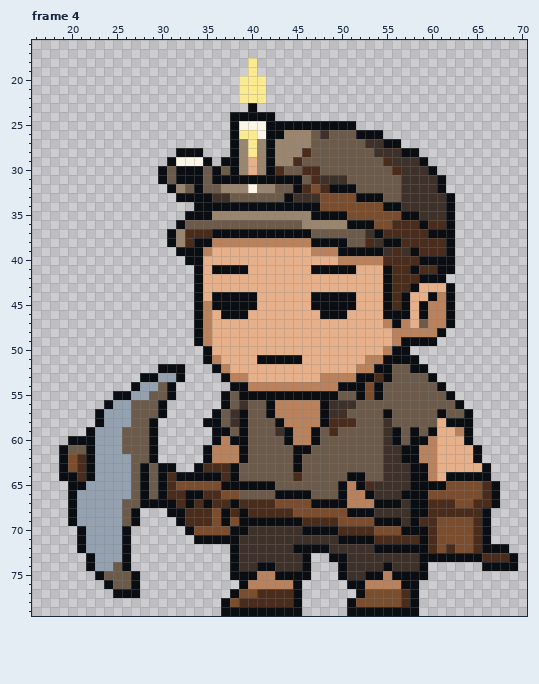
File history of a pixel-art file, ArtSource/LocalEnemies/Miner_Idle.aseprite. Above: the version before the commit.
96x80 pixels, 9 frames. Shown: frame 4: x 16..70, y 16..79. The commit also changed other frames, which this record leaves out.
After the commit:
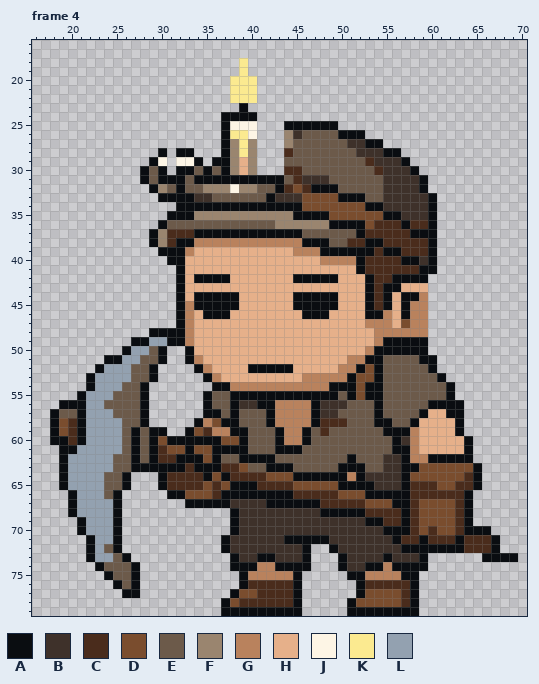
Palette (. is transparent): A #0a0d11  B #3e312a  C #4a2c1c  D #7a4d2e  E #6c5a4a  F #9a856f  G #b9825d  H #e6b08a  J #fdf5e5  K #fbea90  L #93a1b0
Changes in this commit:
Frame 4:
y 18..19: x 39..40 .K -> K.
y 20..22: x 38 . -> K; x 41 K -> .
y 23: x 39..40 .A -> A.
y 24: x 37 . -> A; x 41..42 AA -> ..
y 25: x 37..38 .A -> AJ; x 41..43 JAA -> ...; x 50..51 AA -> ..
y 26: x 37..38 .A -> AK; x 40..43 KJAA -> J...; x 45..46 FF -> BE; x 48 B -> E; x 50..51 EE -> AA; x 53..54 AA -> ..
y 27: x 37..43 .AFKFAF -> AFKF...; x 45..46 FF -> EE; x 51..56 EEBBAA -> BBAA..
y 28: x 30 . -> A; x 34 A -> .; x 37..46 .AFKFAFFFC -> AFKF...CEE; x 52..53 EE -> BB; x 55..58 BBAA -> AA..
y 29: x 29..31 ..A -> AJ.; x 34..36 JA. -> A.A; x 38..45 AFHFAFFC -> FHF...EE; x 53..55 EEC -> CBB; x 57..59 BBA -> A..
y 30: x 28..29 .. -> AE; x 31 E -> .; x 34..47 AEAEAFHFACEECC -> EAEAFHF...CCEE; x 54..56 EEC -> CBB; x 58..60 BBA -> A..
y 31: x 28..29 .. -> AE; x 31 E -> A; x 33 A -> E; x 35 E -> A; x 44..47 AAEC -> ECBB; x 49..50 BB -> EE; x 55..56 EE -> BB; x 59..61 BBA -> A..
y 32: x 29..32 ..AF -> AFEA; x 34..36 AEE -> EFF; x 38 F -> J; x 40..45 JFFEEA -> FEEACD; x 47..48 DC -> AA; x 50..51 AA -> EE; x 55..56 EE -> BB; x 59..61 BBA -> A..
y 33: x 30..31 .. -> AA; x 34..37 AABB -> BBEE; x 42..44 EEA -> ABB; x 46..47 BB -> DD; x 50..51 DD -> AA; x 53..56 AAEE -> EEBB; x 60..62 BBA -> A..
y 34: x 32..33 .. -> AA; x 46..47 AA -> DD; x 53..56 DDAA -> AABB; x 60..62 BBA -> A..
y 35: x 31..32 .. -> AA; x 34..35 AA -> FF; x 45..46 FF -> AA; x 49..50 AA -> DD; x 55..58 DDAA -> AABB; x 60..62 BBA -> A..
y 36: x 30..32 ..A -> AEE; x 43..45 EEE -> FFF; x 49..50 FF -> AA; x 53..55 ADD -> DCC; x 57 C -> A; x 59..62 ACCA -> CA..
y 37: x 29..32 ..AF -> AFCC; x 34..35 CC -> AA; x 46 A -> E; x 52..54 EBA -> ACC; x 58..59 CC -> AA; x 61..62 AA -> ..
y 38: x 29..35 ..AFCAA -> AFCAAGG; x 46 G -> A; x 49..56 AAEECBAA -> EECCAACC; x 60..62 CCA -> A..
y 39: x 30..31 .. -> AA; x 33..35 AAG -> GHH; x 45..46 HH -> GG; x 48..49 GG -> AA; x 54..58 ABCBA -> CAACC; x 60..62 CCA -> A..
y 40: x 31..34 ..AA -> AAHH; x 48..49 HH -> GG; x 52..54 GGG -> ACC; x 57..59 CCA -> AAB; x 61..62 AA -> ..
y 41: x 32..34 ..A -> AHH; x 36..39 AAAA -> HHHH; x 47..55 AAAAAHHHA -> HHHHHACCC; x 58..62 ACCAA -> CAA..
y 42: x 32..33 .. -> AH; x 35..37 HHH -> AAA; x 45..49 HHHHH -> AAAAA; x 53..58 HHACCC -> ACCAAA; x 60..61 AA -> ..
y 43: x 32..34 ..A -> AHH; x 53..54 HH -> AC; x 56..58 CCA -> AHH; x 60..62 HHA -> ...
y 44: x 32..33 .. -> AH; x 35 H -> A; x 39..40 AA -> HH; x 45..46 HH -> AA; x 50..51 AA -> HH; x 53..54 HH -> AC; x 56 C -> H; x 58..62 HHAGA -> AG...
y 45: x 32..33 .. -> AG; x 35 G -> A; x 39..40 AA -> HH; x 45..46 HH -> AA; x 50..51 AA -> HH; x 53..54 HH -> AC; x 56 C -> H; x 58..62 HAGGA -> GG...
y 46: x 32..36 ..AGH -> AGHAA; x 38..39 AA -> HH; x 46..47 HH -> AA; x 49..50 AA -> HH; x 53..56 HHAA -> AAGH; x 58..62 HAGGA -> GG...
y 47: x 32..35 ..AG -> AGHH; x 53..54 HH -> GG; x 56..62 AGHEGGA -> HDGG...
y 48: x 29..35 .....AG -> AAAAGHH; x 54..55 HH -> GG; x 60..61 GA -> ..
y 49: x 27..35 .......AG -> AALLAAGHH; x 54..56 HHG -> GAA; x 60 A -> .
y 50: x 26..30 ..... -> ALLEA; x 33..35 ..A -> AHH; x 53..55 HHG -> GAA; x 58..59 .. -> AA
y 51: x 24..30 ....... -> AALLEEA; x 33..36 ..AG -> AGHH; x 41..45 AAAAA -> HHHHH; x 51..60 HHGGAAAA.. -> GGAAEEEEAA
y 52: x 23..32 .......AAA -> ALLLEEA...; x 34..37 ..AG -> AGHH; x 40..44 HHHHH -> AAAAA; x 50..53 HHGG -> GGAD; x 55 A -> E; x 58..60 AA. -> EEA
y 53: x 22..28 ......A -> ALLLLEE; x 30..32 LLA -> ...; x 35..39 ..AGG -> AGHHH; x 46..47 HH -> GG; x 51..55 GAACA -> ADDAE; x 60..61 A. -> EA
y 54: x 22..31 .....ALLEA -> ALLLEEA...; x 36..39 ..AA -> AAGG; x 49 G -> A; x 52..53 AD -> DA; x 61..62 A. -> EA
y 55: x 21..31 ....AALLEEA -> ALLLEEEA...; x 35..38 ..AE -> AEEA; x 51..53 EAD -> ADA
y 56: x 19..26 .....ALL -> AAALLEEE; x 28..30 EEA -> A..; x 35..38 ..AE -> AEEA; x 40..41 EE -> BA; x 47..48 GA -> AB; x 51 B -> E; x 54 E -> A; x 60..62 EEE -> AAA
y 57: x 18..23 .....A -> AEEALL; x 25..26 LL -> EE; x 28..30 EEA -> A..; x 35 . -> A; x 38..39 BA -> AE; x 47..48 GA -> AB; x 50 B -> E; x 54..55 EA -> AE; x 59..64 EEAEEA -> AHHAA.
y 58: x 18..23 .....A -> ADCALL; x 26 L -> E; x 28..29 EA -> A.; x 34..39 .AAEBA -> AGDAAE; x 42..43 EA -> AG; x 47..48 GA -> AC; x 51 C -> E; x 54..55 EB -> AA; x 58..60 EEE -> AHH; x 62 A -> H; x 64 A -> .
y 59: x 18..22 ....A -> ADCAL; x 27 E -> A; x 30 . -> A; x 33..38 ...AAE -> ADCGGA; x 43..44 BA -> AG; x 46..49 GAEC -> AECE; x 55 B -> A; x 57..60 EAEA -> AGHH; x 63..64 GA -> A.
y 60: x 18..20 ..A -> AAC; x 22 A -> L; x 27 E -> A; x 30..35 ...... -> DAAAAA; x 37..38 GA -> DD; x 43..44 EA -> AG; x 46..47 GA -> AE; x 55 B -> E; x 57..60 EAAG -> BGHH
y 61: x 20..22 EEA -> ALL; x 27 E -> A; x 30..38 .....AGGG -> CDDADDAAA; x 43..44 EE -> AA; x 46 A -> E; x 55..56 BB -> EA; x 58..60 AGG -> GHH; x 64..65 HA -> A.
y 62: x 20..22 DCA -> LLL; x 25..27 LLE -> EEA; x 30..38 .....AGGG -> CCAAADAEE; x 40..42 EEE -> AAA; x 45 A -> E; x 51 E -> A; x 58 A -> G; x 60..65 GHHHHA -> AAAAA.
y 63: x 20..22 DCA -> LLL; x 25..27 LLE -> EEA; x 29 E -> A; x 32..33 .. -> AC; x 35..36 CC -> AA; x 38..39 AE -> CD; x 42..45 EEEA -> AAAE; x 50..52 EEE -> AAA; x 57 B -> A; x 59..66 AGHHHHHA -> DDDDDDA.
y 64: x 20..22 ACA -> LLL; x 24..29 LLLEAE -> EEA...; x 32..34 AAA -> CCC; x 36..51 ACAEEEEEECEEEEEA -> DACCCCDDDAAAAAAG; x 53..54 EE -> BB; x 57..64 BAAGHAAA -> ADDDDDDC; x 66 A -> .
y 65: x 19..21 .AA -> ALL; x 24..29 LLLEAE -> EEA...; x 32..34 DDD -> CCC; x 36..37 DA -> CD; x 41..49 AAEEEEEEE -> CCCCDDDDD; x 51 G -> A; x 53 C -> A; x 57..61 BAAAA -> ACCCD; x 63..67 DDDCA -> CCA..
y 66: x 24..35 LLLEAEACCAAC -> EA.....AADDD; x 37..42 DDEEEE -> AAAAAA; x 45..52 AAEEEAGG -> CCCCCDDD; x 54..56 BBB -> AAA; x 58..67 AADDDDDDCA -> CCCCCCA...
y 67: x 25..32 LEEAAAAC -> A.......; x 34 C -> A; x 36..46 CCACCCCDDDD -> AABBBBAAAAA; x 48..55 AAAGGGAA -> CCCCCDDD; x 57..67 BAACCCDDCCA -> ACDDDDCA...
y 68: x 25..27 LEA -> A..; x 31..50 AACCCDACACCCCCDDDDDD -> .......ABBBBBBBBBAAA; x 53..62 ABBBBAACCC -> CCCCACDDDD; x 64..66 CCA -> A..
y 69: x 20..21 AL -> .A; x 25..27 LEA -> A..; x 32..53 ACCCDADAAAAAAACCCCDDDD -> ......ABBBBBBBBBBBBBBA; x 55..60 AABACC -> CCACDD; x 63..66 DDCA -> CA..
y 70: x 25..26 LA -> A.; x 33..37 ADDDD -> .....; x 39 A -> B; x 46..56 AAAACCCCDDD -> BBBBBBBBBAA; x 58..59 AA -> CD; x 63..65 DDC -> CAA
y 71: x 21..22 AL -> .A; x 25..26 LA -> A.; x 34..36 AAA -> ...; x 38 A -> B; x 44..48 BBBBB -> AAAAA; x 50..56 AAAACCC -> BBBBBBA; x 61..64 DDDD -> CCAC; x 66..67 A. -> CA
y 72: x 21..22 AL -> .A; x 24..26 LLA -> EA.; x 37..38 .A -> AB; x 45 A -> B; x 47..49 AAB -> ..A; x 54..56 AAA -> BBB; x 60..64 CDCDD -> AAAAC; x 66 A -> C; x 68 A -> .
y 73: x 25 L -> E; x 41..42 BB -> AA; x 49 A -> .; x 55 B -> A; x 60..68 AAAAAACCC -> ......AAA
y 74: x 22..24 ALL -> .AE; x 26..27 A. -> EA; x 39..45 BBAABBB -> AAGGAAA; x 53..58 BBABBB -> AAGAAA; x 66..69 AAAA -> ....
y 75: x 23..24 AE -> .A; x 38 A -> .; x 40 A -> G; x 43..44 AA -> GG; x 46 A -> .; x 50..54 ABBAA -> .AAGG; x 56 A -> G; x 59 A -> .
y 76: x 24..25 AE -> .A; x 40..44 GGGGG -> CCCCC; x 51 A -> .; x 53..57 GGGGA -> CCCCC
y 77: x 25 A -> .
